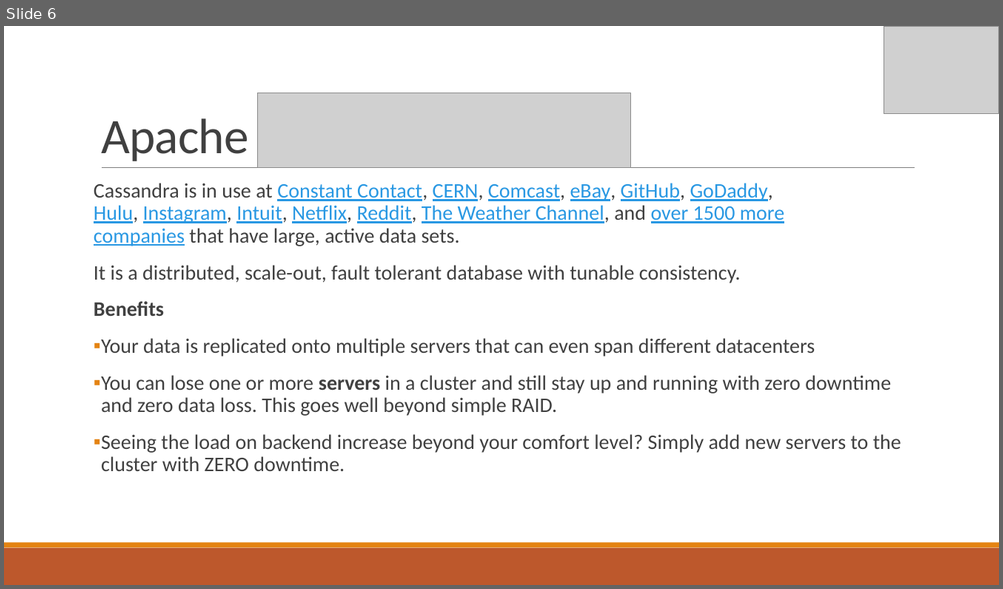
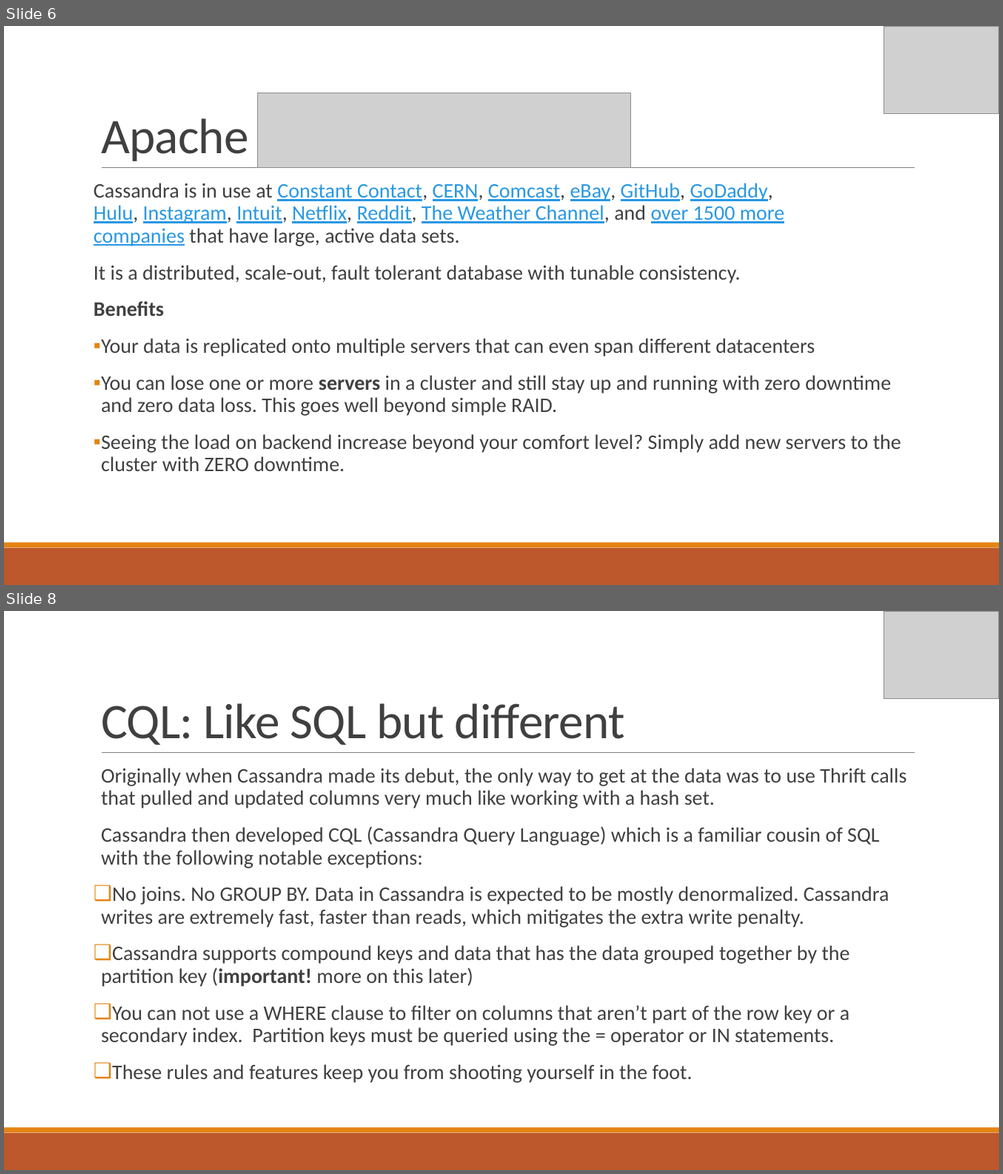
Before and after one commit to IslandzVW/opensim-cql-inventory, a slide deck: presentation/Scaling OpenSimulator Inventory using NoSQL.pptx. Shown one above the other, each under a label of ours: slide 6 before the commit, slides 6 and 8 after it; the slides between them are not shown. The pictures are 1003x589 and 1003x1174 pixels, drawn with LibreOffice and Linux fonts; fonts in the diff are those of the drawing; grey boxes stand for pictures. Boxes give left, top, right and bottom in pixels: in the first picture for what was removed or moved away, otherwise in the second. Text is boxed around its words. In the diff, an @@ line names an element or a change of style, - is before the commit and + after.

```diff
--- a/presentation/Scaling OpenSimulator Inventory using NoSQL.pptx
+++ b/presentation/Scaling OpenSimulator Inventory using NoSQL.pptx
@@ slide 8 added at (x1=4, y1=611, x2=999, y2=1170), background #FFFFFF; not listed: 3 template elements that a slide beside it also shows @@
@@ picture added at (x1=884, y1=611, x2=999, y2=699) @@
@@ title added at (x1=101, y1=703, x2=625, y2=745), 48 pt, text #404040 @@
+CQL: Like SQL but different
@@ text added at (x1=101, y1=768, x2=907, y2=1083), 20 pt, text #404040 @@
+  Originally when Cassandra made its debut, the only way to get at the data was to use Thrift calls that pulled and updated columns very much like working with a hash set.
+  Cassandra then developed CQL (Cassandra Query Language) which is a familiar cousin of SQL with the following notable exceptions:
+❑ No joins. No GROUP BY. Data in Cassandra is expected to be mostly denormalized. Cassandra writes are extremely fast, faster than reads, which mitigates the extra write penalty.
+❑ Cassandra supports compound keys and data that has the data grouped together by the partition key (important! more on this later)
+❑ You can not use a WHERE clause to filter on columns that aren’t part of the row key or a secondary index. Partition keys must be queried using the = operator or IN statements.
+❑ These rules and features keep you from shooting yourself in the foot.
```
Also in this commit, not shown: 2 slides changed, 3 other slides added, 1 other file.
